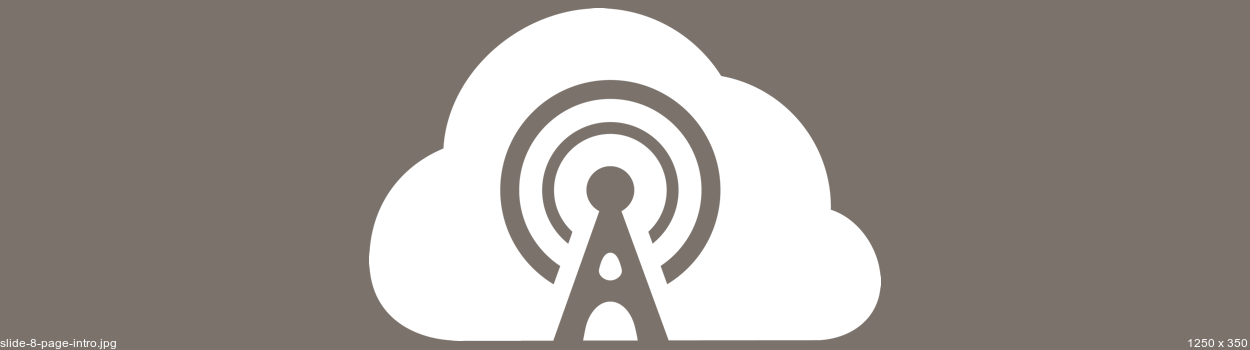
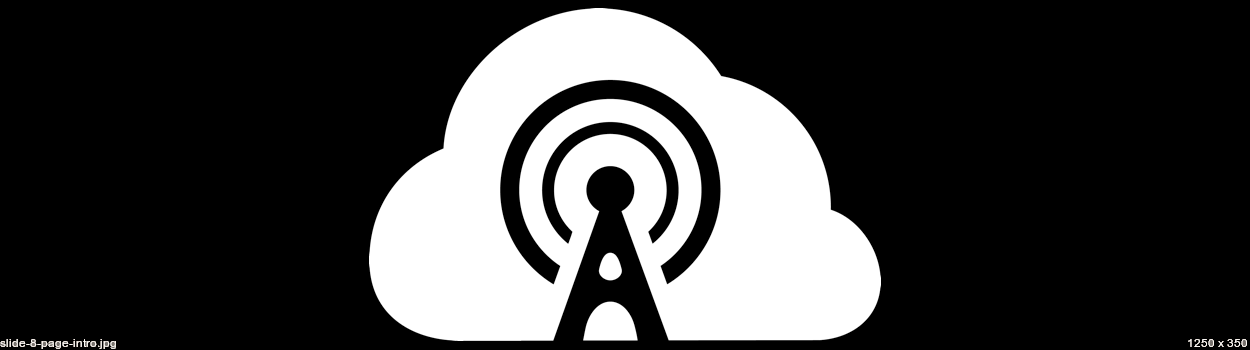
Revision of a layered 1250x350 image; what changed, layer by layer:
painted on "logo_radiokit white 768px margin.png" over [241, 0, 1009, 350]
painted on "slide-8-page-intro.jpg" over [0, 0, 1250, 350]
